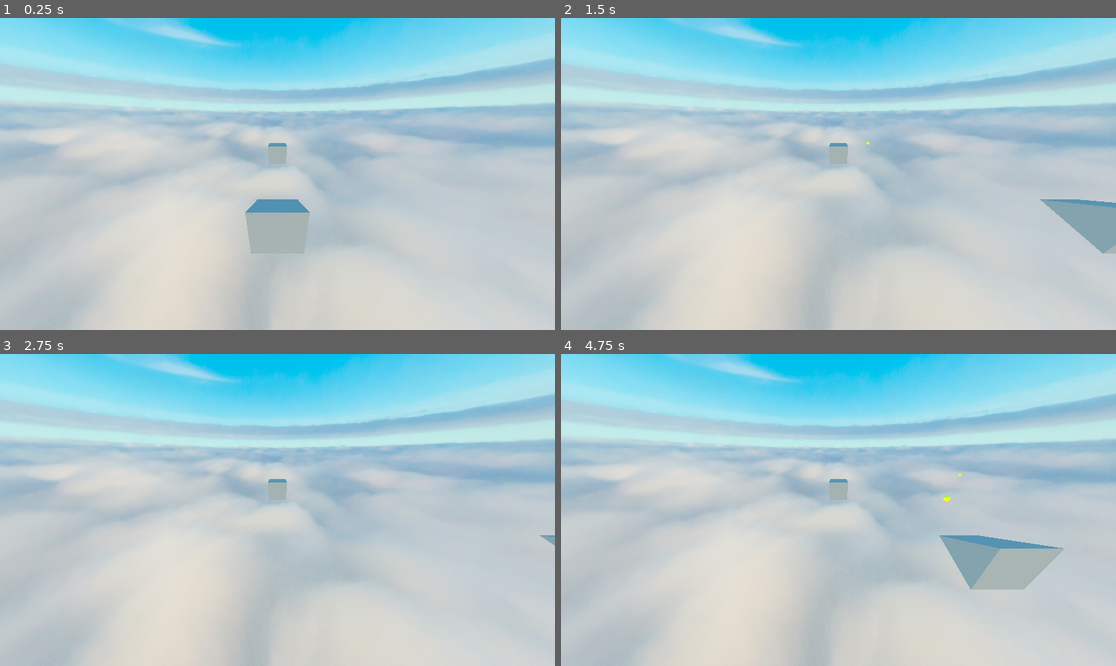
Above: before the commit, frames 1-4 (two rows, left to right).
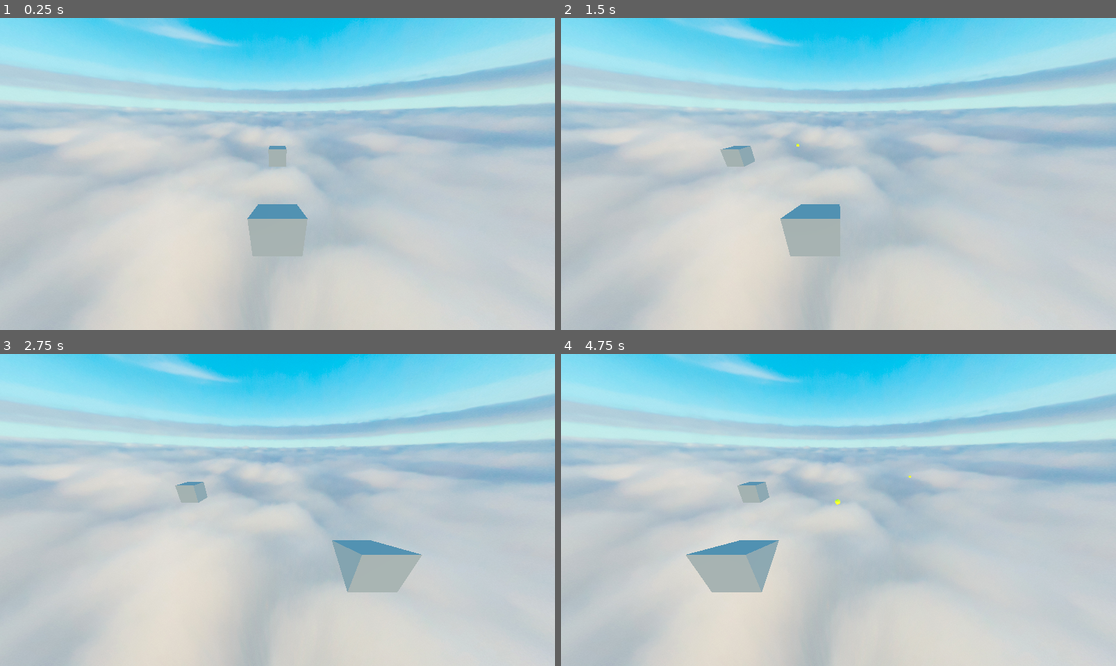
Above: after the commit, the same moments.

Repository: TimurBysky/fighter_arcade
Game: Godot game, scene res://level.tscn
The game is run twice, just before and just after one commit, with the same random seed, the same clock (stepped at 60 frames per second) and the same inputs.
Inputs:
- Up to frame 1 (0.25 s): no input
- Up to frame 2 (1.5 s): tap Enter at 0.5 s; hold Right (ui_right) 0.53-1.28 s; tap Space at 0.77 s; hold Left (ui_left) from 1.28 s (still down)
- Up to frame 3 (2.75 s): tap Space at 1.52 s; release Left (ui_left) at 2.03 s; hold Right (ui_right) from 2.03 s (still down)
- Up to frame 4 (4.75 s): tap Space at 3.02, 3.77, 4.52 s; release Right (ui_right) at 3.53 s; hold Left (ui_left) from 3.53 s (still down)

The runs differ from the first frame. In frame 1, 0.5% of the frame differs, in the area x 44-56%, y 40-77%; in frame 2, 3.0%; in frame 3, 2.2%; in frame 4, 5.2%, in the area x 22-91%, y 38-77%.

Commit message:
Добавлен плавный полёт камеры

Diff:
--- /dev/null
+++ b/camera_3d.gd
@@ -0,0 +1,14 @@
+extends Camera3D
+@onready var fighter = $"../CharacterBody3D/Fighter_Model"
+@export var speed = 2.0
+@export var offest = Vector3(2, 2,0)
+
+# Called when the node enters the scene tree for the first time.
+func _ready() -> void:
+	pass # Replace with function body.
+
+
+# Called every frame. 'delta' is the elapsed time since the previous frame.
+func _process(delta: float) -> void:
+	var target_pos = fighter.global_position + offest
+	global_position = global_position.lerp(target_pos, speed * delta)
--- a/fighter.gd
+++ b/fighter.gd
@@ -17,6 +17,7 @@
 	var movement = Vector3.ZERO
 	movement.z = input_direction * speed
 
+
 	fighter.velocity = movement
 
 	fighter.move_and_slide()
--- a/fighter.tscn
+++ b/fighter.tscn
@@ -1,6 +1,7 @@
 [gd_scene format=3 uid="uid://h5myw6qoksxo"]
 
 [ext_resource type="Script" uid="uid://bh8tisjd60su1" path="res://fighter.gd" id="1_efvb3"]
+[ext_resource type="Script" uid="uid://c0tso0m8d5xly" path="res://camera_3d.gd" id="2_umvcx"]
 
 [sub_resource type="PrismMesh" id="PrismMesh_6jilj"]
 
@@ -23,5 +24,7 @@
 shape = SubResource("CapsuleShape3D_efvb3")
 
 [node name="Camera3D" type="Camera3D" parent="." unique_id=1195417779]
-transform = Transform3D(1.8126126e-08, -0.41467735, 0.9099685, -3.9775983e-08, 0.9099685, 0.41467735, -1, -4.3711385e-08, 3.5527137e-15, 1.934026, 1.8087938, 0)
+transform = Transform3D(1.8126126e-08, -0.41467735, 0.9099685, -3.9775983e-08, 0.9099685, 0.41467735, -1, -4.3711385e-08, 3.5527137e-15, 2, 2, 0)
 fov = 105.0
+script = ExtResource("2_umvcx")
+speed = 4.5
Not shown, added: camera_3d.gd.uid
